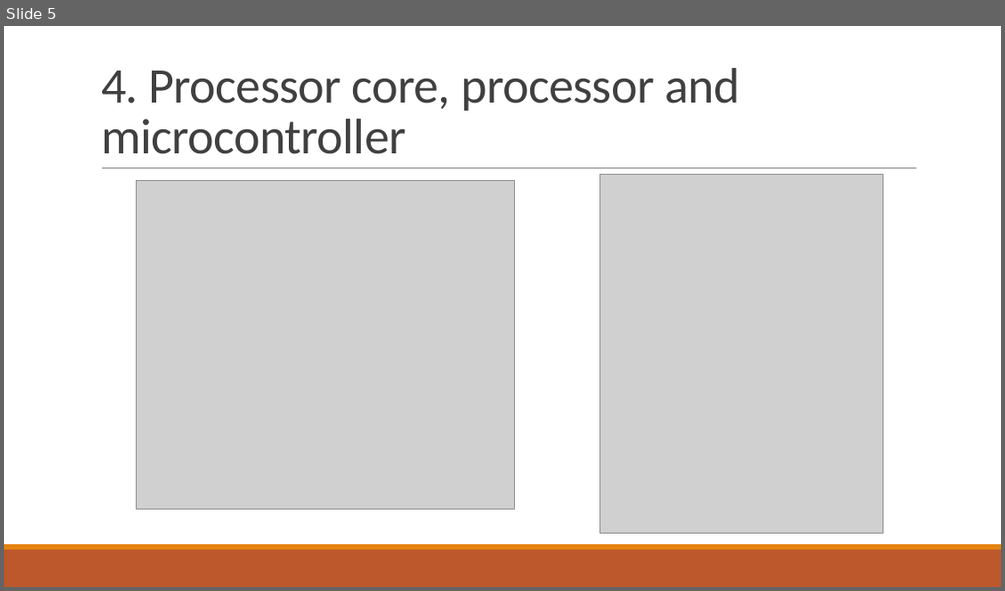
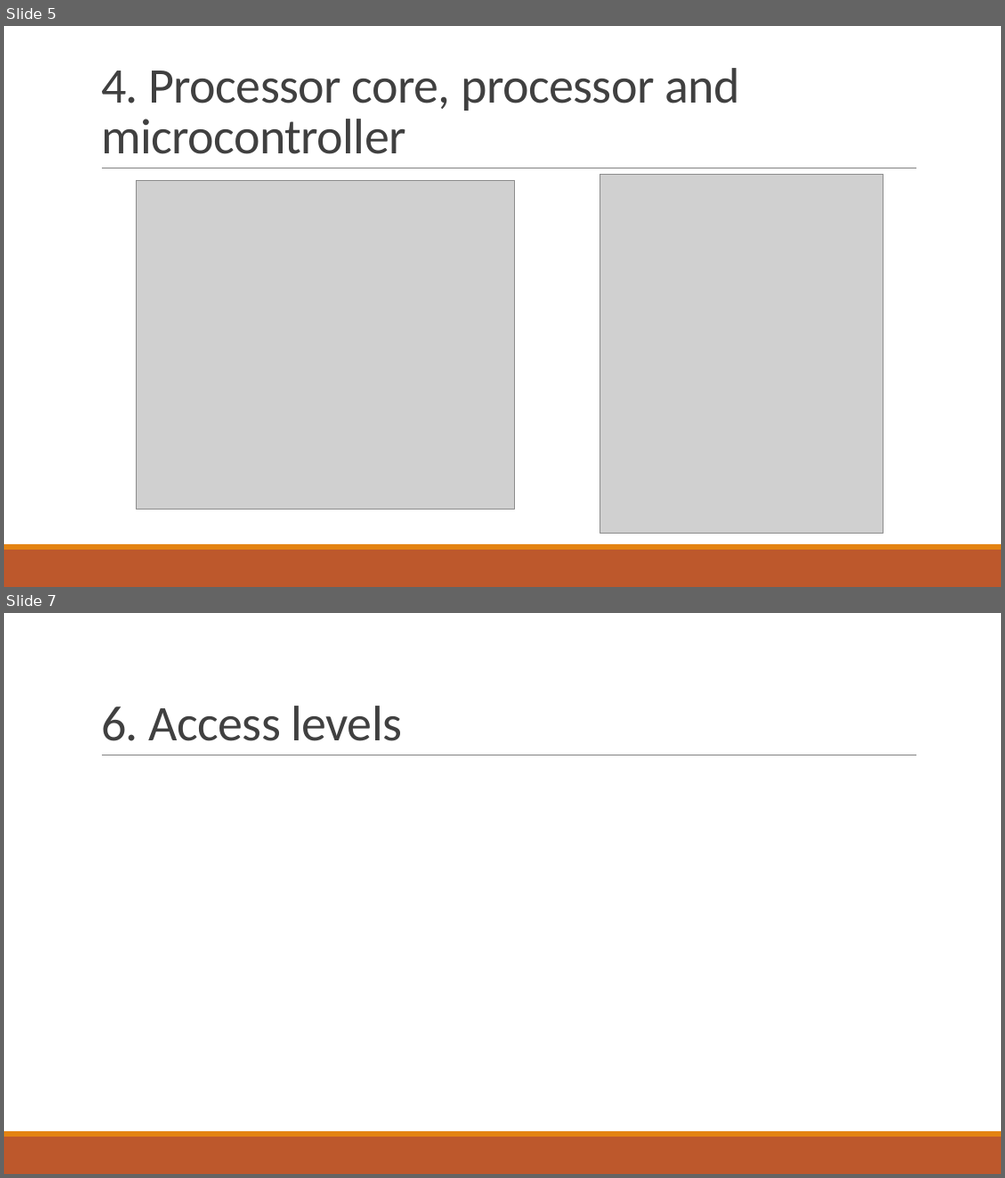
Before and after one commit to trungpowersystem/Musca-B1_bare_metal, a slide deck: Documents/Cortex M33.pptx. Shown one above the other, each under a label of ours: slide 5 before the commit, slides 5 and 7 after it; the slides between them are not shown. The pictures are 1005x591 and 1005x1178 pixels, drawn with LibreOffice and Linux fonts; fonts in the diff are those of the drawing; grey boxes stand for pictures. Boxes give left, top, right and bottom in pixels: in the first picture for what was removed or moved away, otherwise in the second. Text is boxed around its words. In the diff, an @@ line names an element or a change of style, - is before the commit and + after.

```diff
--- a/Documents/Cortex M33.pptx
+++ b/Documents/Cortex M33.pptx
@@ slide 7 added at (4,613,1001,1174), background #FFFFFF; not listed: 3 template elements that a slide beside it also shows @@
@@ title added at (101,706,403,741), 48 pt, text #404040 @@
+6. Access levels
```
Also in this commit, not shown: 2 slides changed, 3 other slides added, 48 other files.
